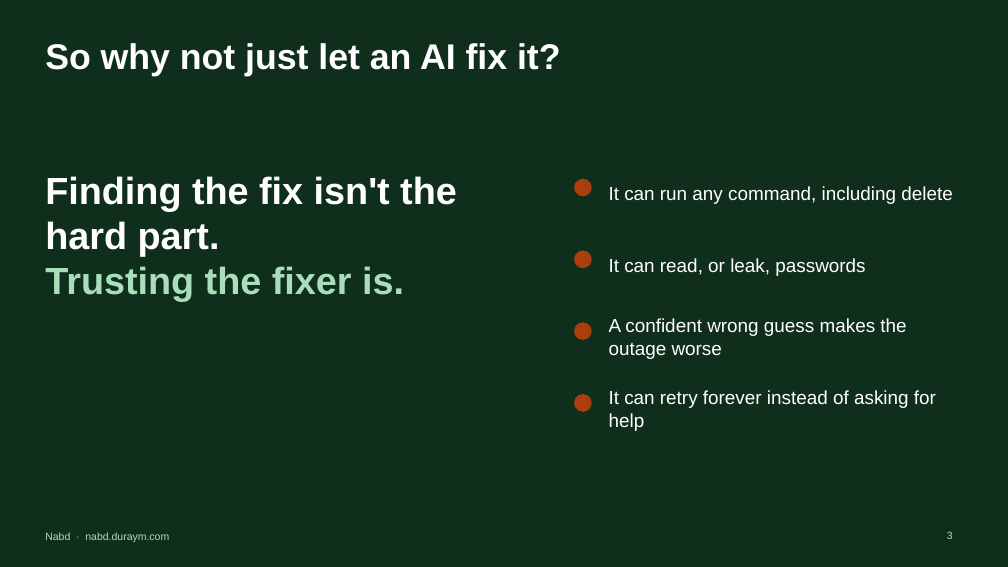
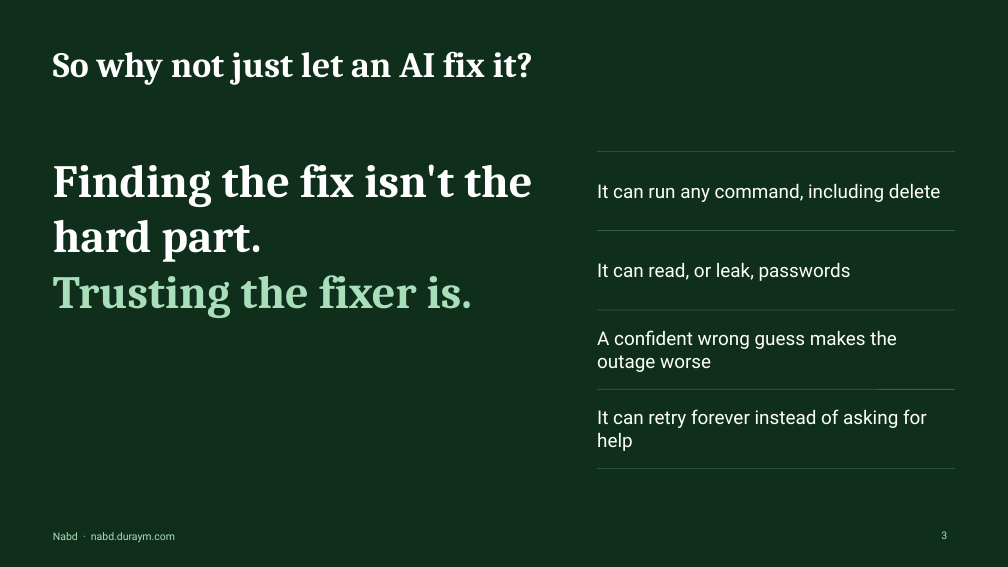
Before and after one commit to moaddreem/k8s-healing-agent, a slide deck: slide 3 of submission/Nabd-deck.pptx. Drawn at 1008x567 pixels with LibreOffice and Linux fonts; fonts in the diff are those of the drawing. Boxes give left, top, right and bottom in pixels: in the first picture for what was removed or moved away, otherwise in the second. Text is boxed around its words. In the diff, an @@ line names an element or a change of style, - is before the commit and + after.

```diff
--- a/submission/Nabd-deck.pptx
+++ b/submission/Nabd-deck.pptx
@@ title "So why not just let ...": place and size @@
-title "So why not just let ..." at [45,43,561,76]
+title "So why not just let ..." at [53,51,533,85]
@@ title "So why not just let ..." at [53,51,533,85]: font Arial to Cambria @@
@@ text "Finding the fix isn't the ...": place and size @@
-text "Finding the fix isn't the ..." at [45,176,457,302]
+text "Finding the fix isn't the ..." at [53,164,532,318]
@@ text "Finding the fix isn't the ..." at [53,164,532,318]: size 36 to 44 pt, font Arial to Cambria @@
@@ ellipse removed at [575,179,591,196] @@
@@ text "It can run any command, ...": place and size @@
-text "It can run any command, ..." at [609,186,952,204]
+text "It can run any command, ..." at [597,183,940,202]
@@ line added from (597, 151) to (955, 151), #3A5C48 0.75 pt @@
@@ line added from (597, 231) to (955, 231), #3A5C48 0.75 pt @@
@@ ellipse removed at [575,251,591,268] @@
@@ text "It can read, or leak, ...": place and size @@
-text "It can read, or leak, ..." at [609,258,865,276]
+text "It can read, or leak, ..." at [597,262,851,281]
@@ ellipse removed at [575,323,591,340] @@
@@ text "A confident wrong guess makes ...": place and size @@
-text "A confident wrong guess makes ..." at [609,318,906,359]
+text "A confident wrong guess makes ..." at [597,330,897,372]
@@ line added from (597, 310) to (955, 310), #3A5C48 0.75 pt @@
@@ line added from (597, 389) to (955, 389), #3A5C48 0.75 pt @@
@@ ellipse removed at [575,395,591,411] @@
@@ text "It can retry forever instead ...": place and size @@
-text "It can retry forever instead ..." at [609,390,936,431]
+text "It can retry forever instead ..." at [597,409,927,451]
@@ line added from (597, 469) to (955, 469), #3A5C48 0.75 pt @@
@@ font Arial to Roboto in 6 elements at [941,531,947,539], [597,183,940,202], [597,262,851,281], [597,330,897,372], [597,409,927,451], [53,532,175,542] @@
@@ text "Nabd · nabd.duraym.com": place and size @@
-text "Nabd · nabd.duraym.com" at [45,532,169,542]
+text "Nabd · nabd.duraym.com" at [53,532,175,542]
```
Also in this commit, not shown: 8 other slides changed, 1 slide added, 1 slide removed, 2 other files.
